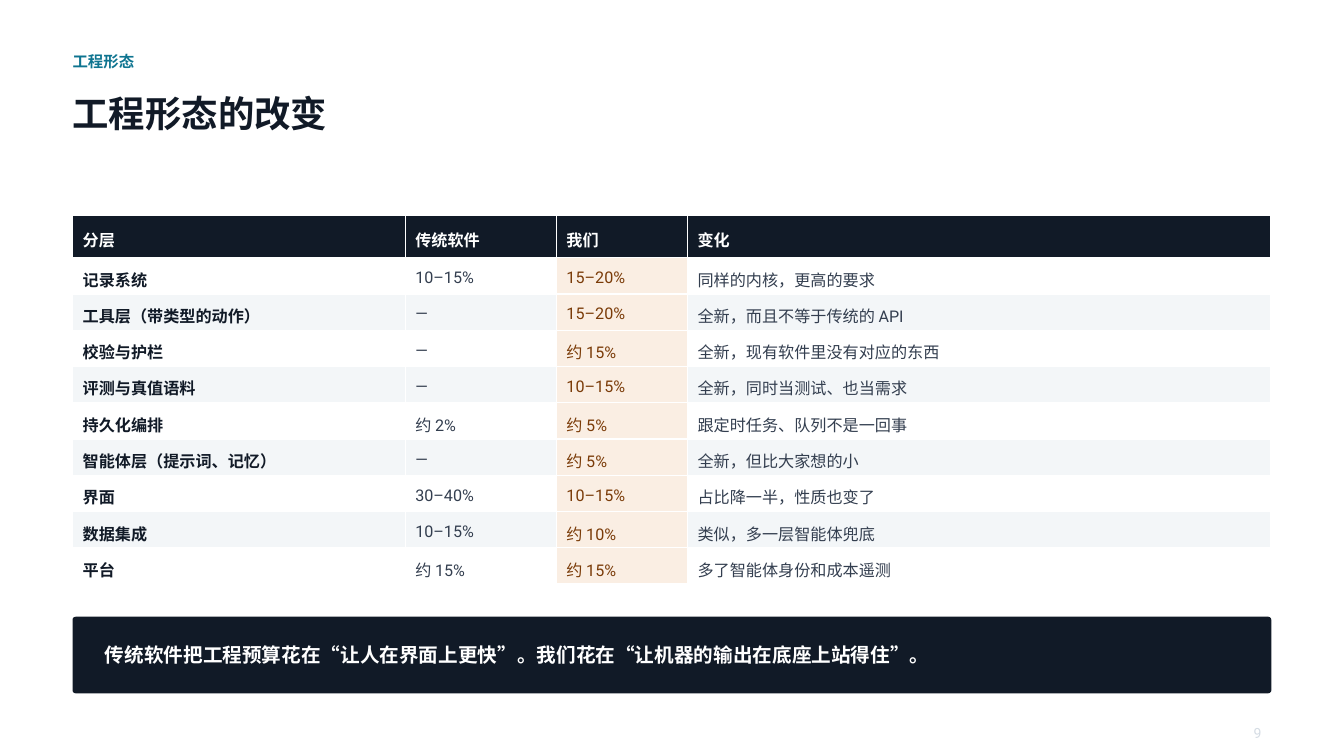
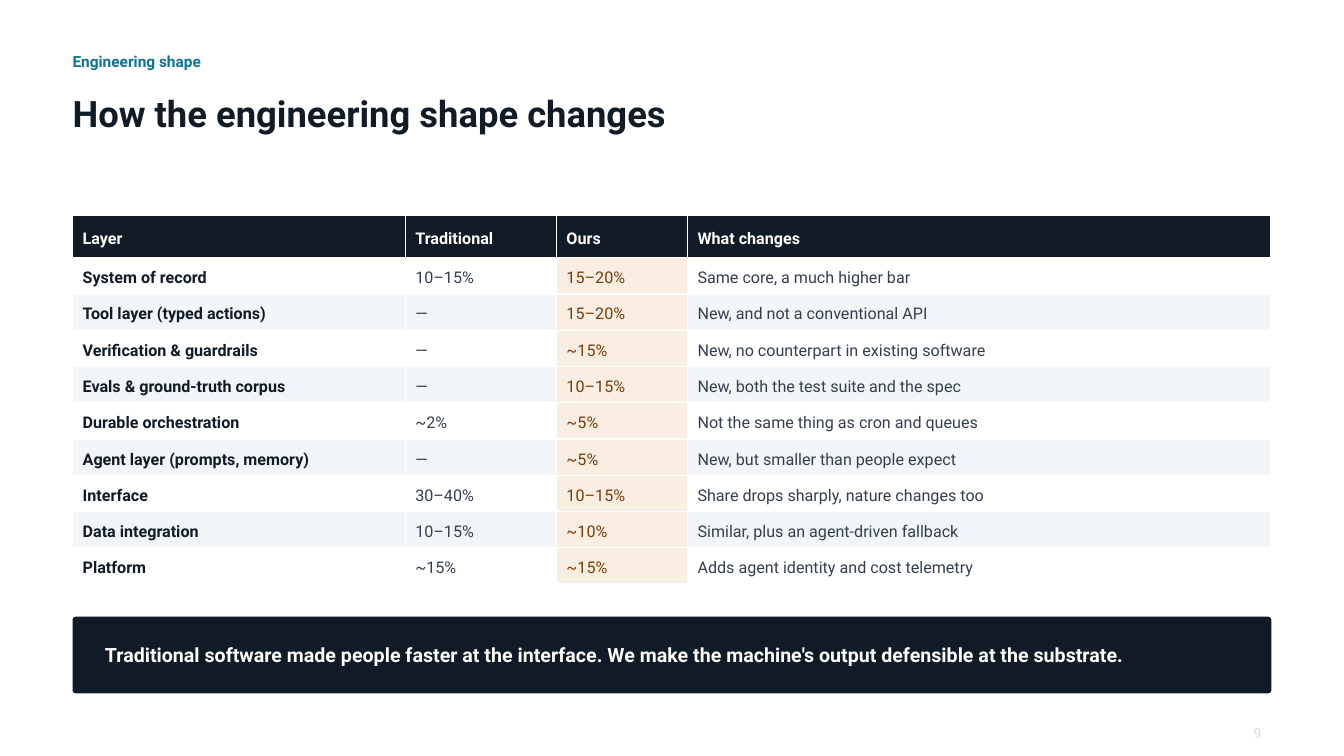
Before and after one commit to cllu/aimi-accounting-software-proposal, a slide deck: slide 10 of agent-native-accounting-deck.pptx. Drawn at 1344x756 pixels with LibreOffice and Linux fonts; fonts in the diff are those of the drawing. Boxes give left, top, right and bottom in pixels: in the first picture for what was removed or moved away, otherwise in the second. Text is boxed around its words. In the diff, an @@ line names an element or a change of style, - is before the commit and + after.

```diff
--- a/agent-native-accounting-deck.pptx
+++ b/agent-native-accounting-deck.pptx
@@ text at (x1=73, y1=55, x2=201, y2=71): text changed @@
-工程形态
+Engineering shape
@@ text at (x1=73, y1=99, x2=665, y2=135): text changed @@
-工程形态的改变
+How the engineering shape changes
@@ table at (x1=73, y1=216, x2=1271, y2=585) @@
-row 1: 分层 | 传统软件 | 我们 | 变化
+row 1: Layer | Traditional | Ours | What changes
-row 2, column 1: 记录系统
+row 2, column 1: System of record
-row 2, column 4: 同样的内核，更高的要求
+row 2, column 4: Same core, a much higher bar
-row 3, column 1: 工具层（带类型的动作）
+row 3, column 1: Tool layer (typed actions)
-row 3, column 4: 全新，而且不等于传统的 API
+row 3, column 4: New, and not a conventional API
-row 4: 校验与护栏 | — | 约 15% | 全新，现有软件里没有对应的东西
+row 4: Verification & guardrails | — | ~15% | New, no counterpart in existing software
-row 5, column 1: 评测与真值语料
+row 5, column 1: Evals & ground-truth corpus
-row 5, column 4: 全新，同时当测试、也当需求
+row 5, column 4: New, both the test suite and the spec
-row 6: 持久化编排 | 约 2% | 约 5% | 跟定时任务、队列不是一回事
+row 6: Durable orchestration | ~2% | ~5% | Not the same thing as cron and queues
-row 7: 智能体层（提示词、记忆） | — | 约 5% | 全新，但比大家想的小
+row 7: Agent layer (prompts, memory) | — | ~5% | New, but smaller than people expect
-row 8, column 1: 界面
+row 8, column 1: Interface
-row 8, column 4: 占比降一半，性质也变了
+row 8, column 4: Share drops sharply, nature changes too
-row 9: 数据集成 | 10–15% | 约 10% | 类似，多一层智能体兜底
+row 9: Data integration | 10–15% | ~10% | Similar, plus an agent-driven fallback
-row 10: 平台 | 约 15% | 约 15% | 多了智能体身份和成本遥测
+row 10: Platform | ~15% | ~15% | Adds agent identity and cost telemetry
@@ text at (x1=105, y1=647, x2=1123, y2=666): text changed @@
-传统软件把工程预算花在“让人在界面上更快”。我们花在“让机器的输出在底座上站得住”。
+Traditional software made people faster at the interface. We make the machine's output defensible at the substrate.
```
Also in this commit, not shown: 6 other slides changed, 3 slides added, 3 slides removed.
